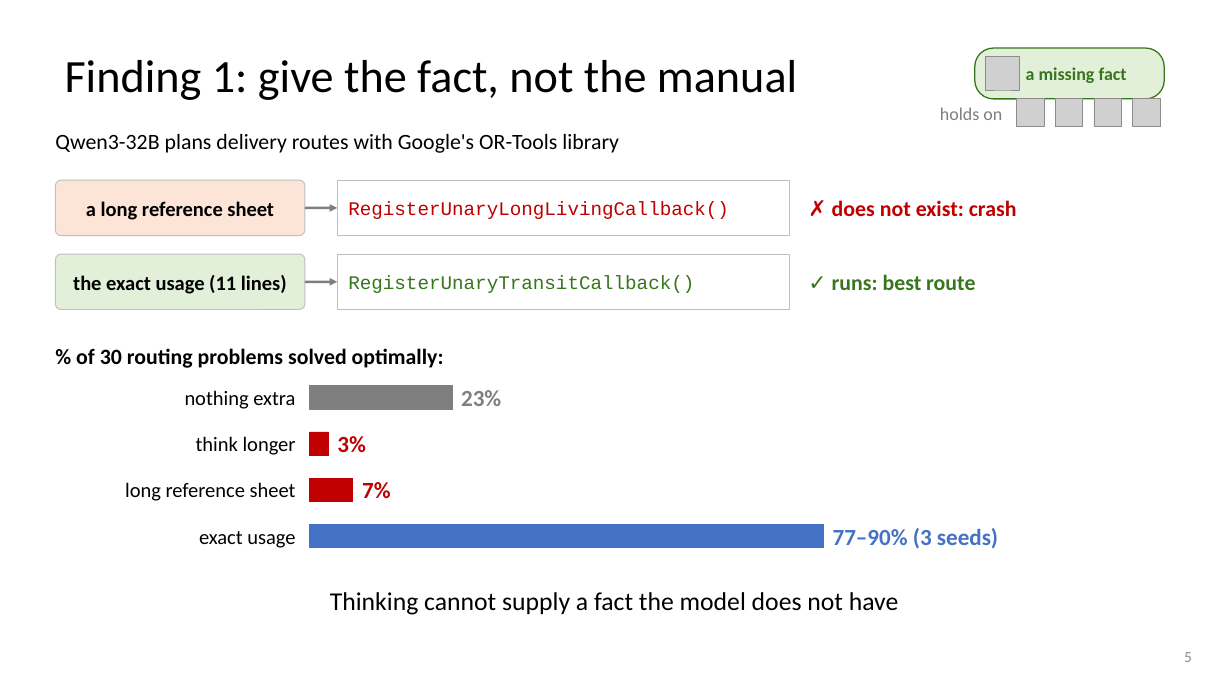
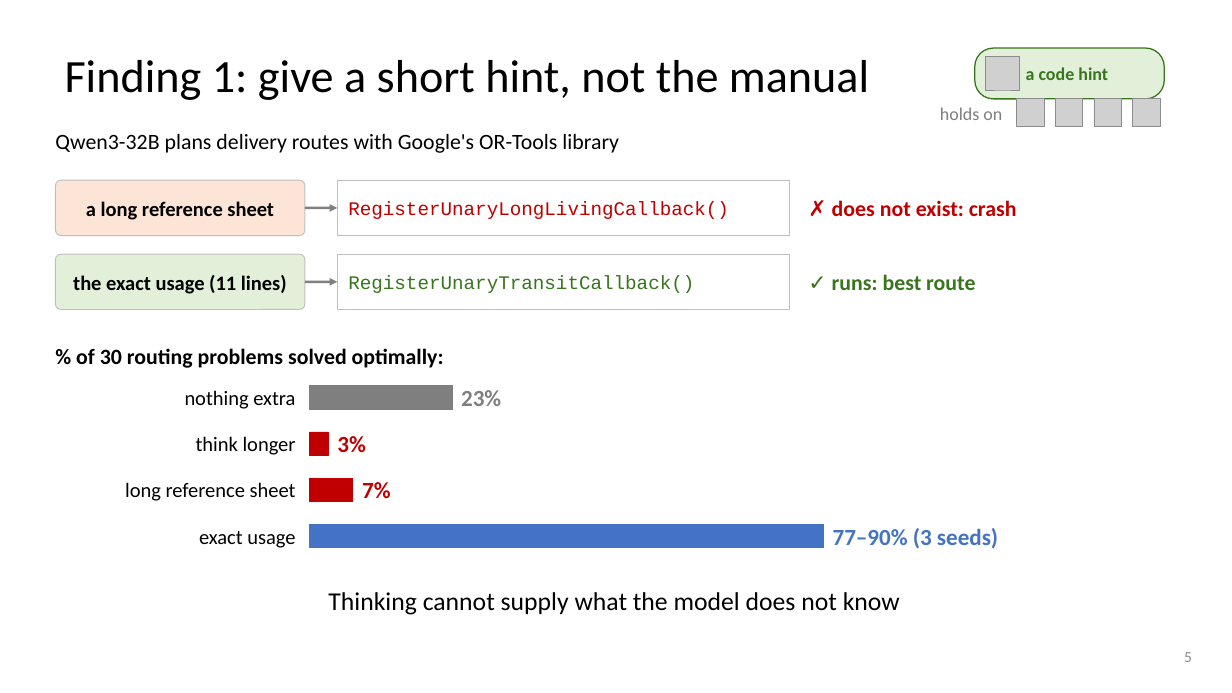
Before and after one commit to dlwns147/CSED490E_Project_Team5, a slide deck: slide 5 of Proposal_Team5.pptx. Drawn at 1232x693 pixels with LibreOffice and Linux fonts; fonts in the diff are those of the drawing; grey boxes stand for pictures. Boxes give left, top, right and bottom in pixels: in the first picture for what was removed or moved away, otherwise in the second. Text is boxed around its words. In the diff, an @@ line names an element or a change of style, - is before the commit and + after.

```diff
--- a/Proposal_Team5.pptx
+++ b/Proposal_Team5.pptx
@@ title at [65, 60, 869, 100]: text changed @@
-Finding 1: give the fact, not the manual
+Finding 1: give a short hint, not the manual
@@ text at [1026, 67, 1108, 80]: text changed @@
-a missing fact
+a code hint
@@ text at [328, 592, 900, 615]: text changed @@
-Thinking cannot supply a fact the model does not have
+Thinking cannot supply what the model does not know
```
Also in this commit, not shown: 22 other slides changed, 2 slides removed, 4 other files.
